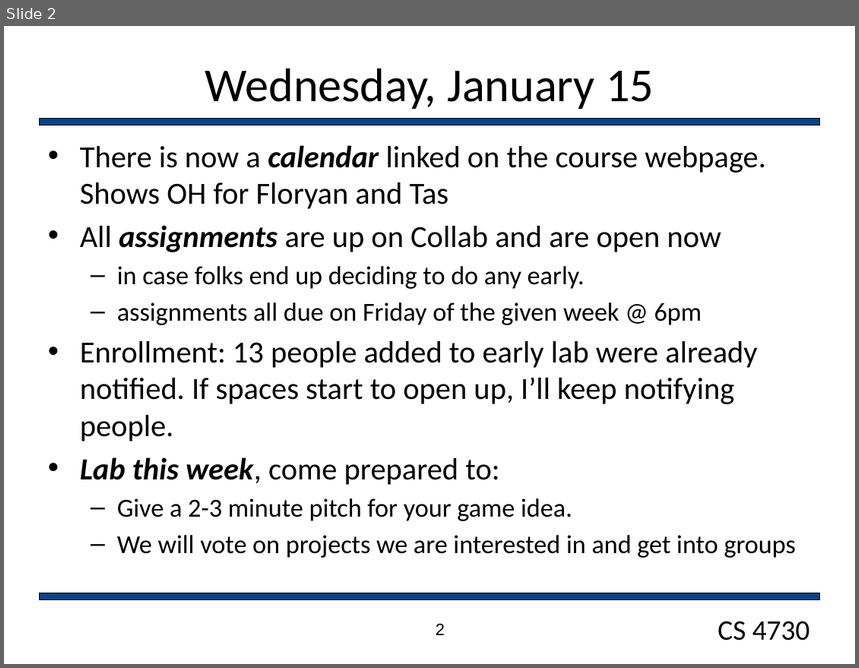
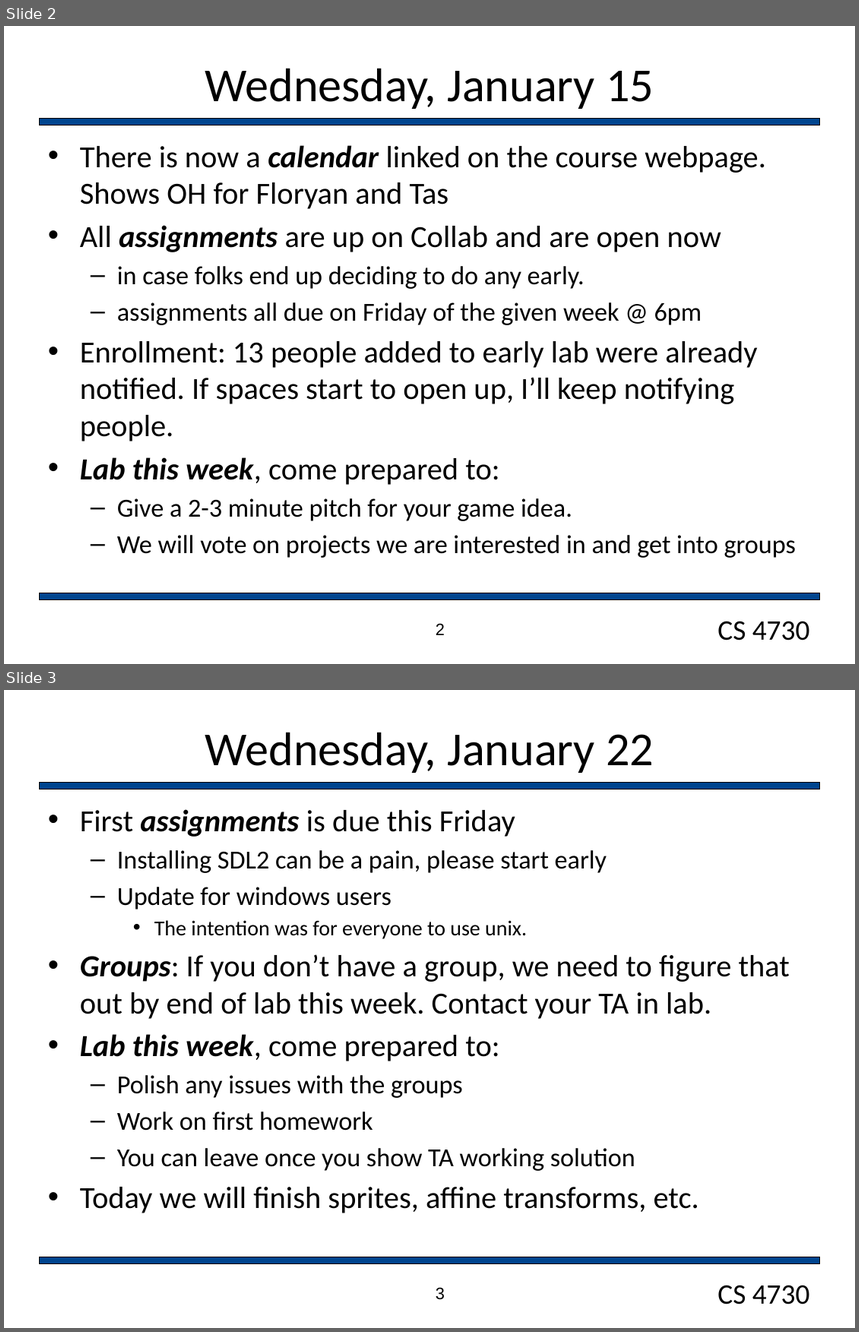
Before and after one commit to markfloryan/gamedesign, a slide deck: slides/dailyAnnouncements.pptx. Shown one above the other, each under a label of ours: slide 2 before the commit, slides 2 and 3 after it. The pictures are 859x668 and 859x1332 pixels, drawn with LibreOffice and Linux fonts; fonts in the diff are those of the drawing; background and template pictures are left out. Boxes give left, top, right and bottom in pixels: in the first picture for what was removed or moved away, otherwise in the second. Text is boxed around its words. In the diff, an @@ line names an element or a change of style, - is before the commit and + after.

```diff
--- a/slides/dailyAnnouncements.pptx
+++ b/slides/dailyAnnouncements.pptx
@@ slide 3 added at (4,690,855,1328), background #FFFFFF; not listed: 3 template elements that a slide beside it also shows @@
@@ title added at (205,732,654,773), 40 pt, text #000000 @@
+Wednesday, January 22
@@ text added at (80,809,790,1214), 26 pt, text #000000 @@
+• First assignments is due this Friday
+  – Installing SDL2 can be a pain, please start early
+  – Update for windows users
+    • The intention was for everyone to use unix.
+• Groups: If you don’t have a group, we need to figure that out by end of lab this week. Contact your TA in lab.
+• Lab this week, come prepared to:
+  – Polish any issues with the groups
+  – Work on first homework
+  – You can leave once you show TA working solution
+• Today we will finish sprites, affine transforms, etc.
@@ page number added at (436,1287,445,1300), 14 pt, text #000000 @@
+3
```
Also in this commit, not shown: 3 other files.
